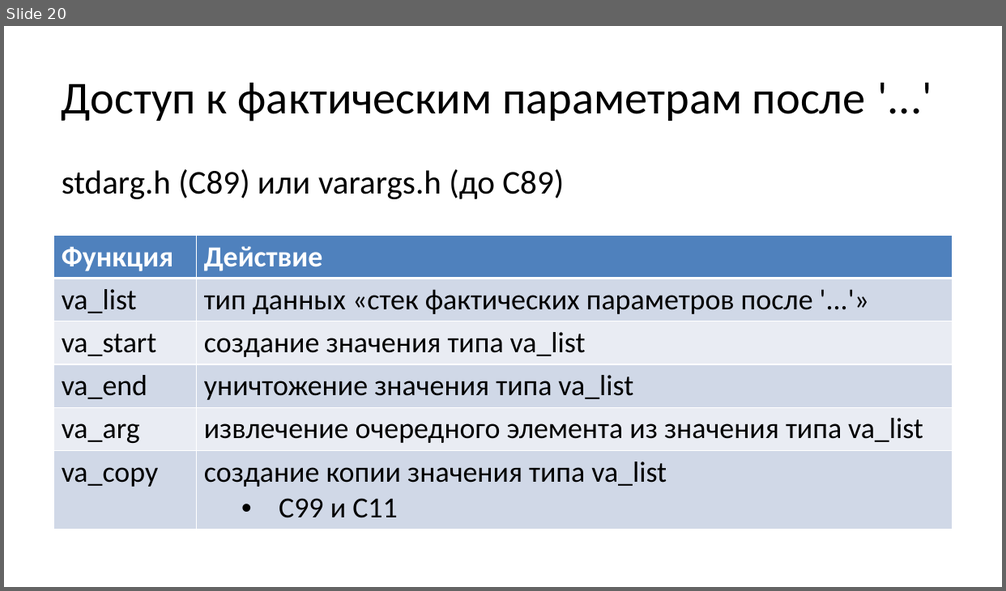
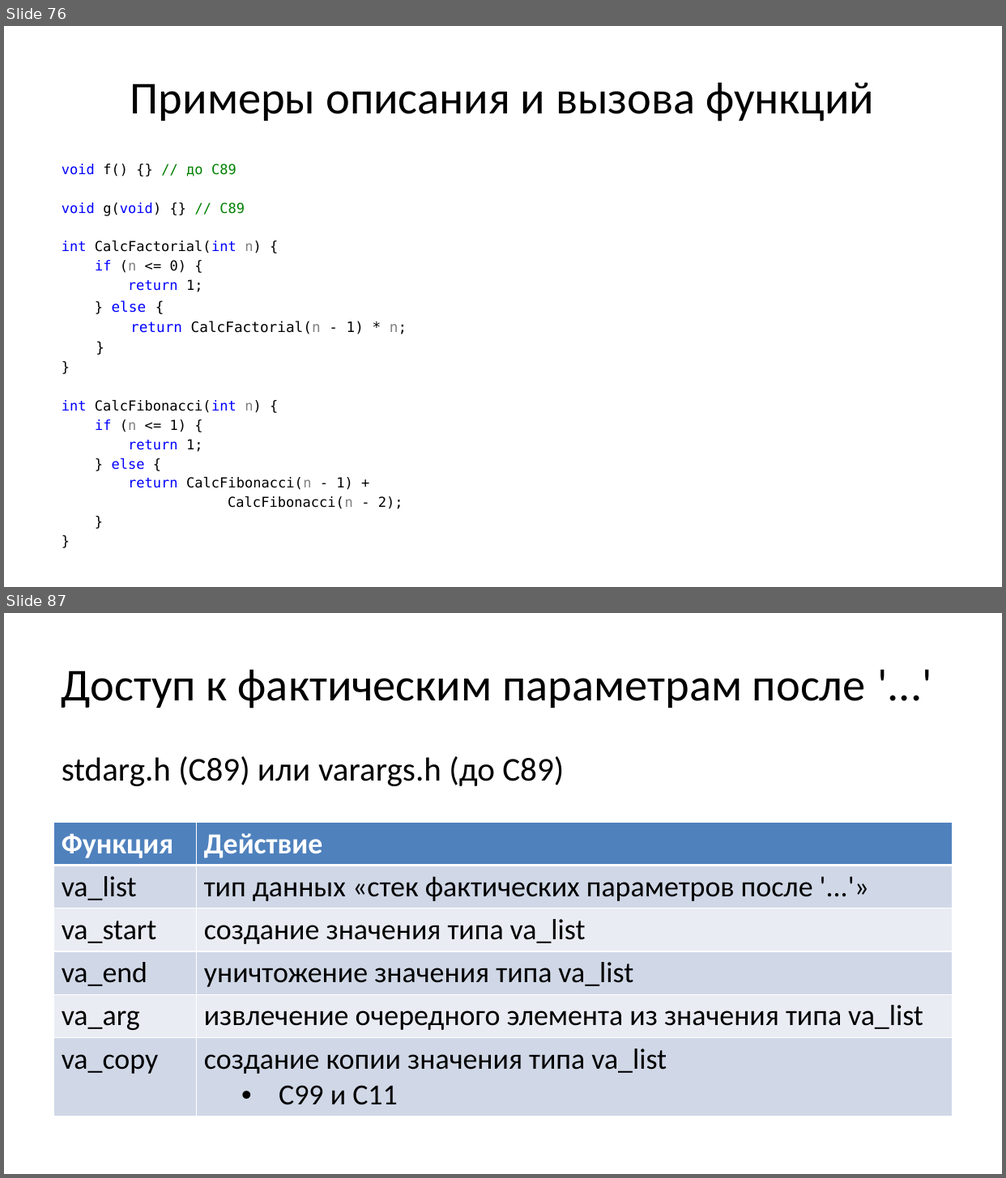
Before and after one commit to Evgueni-Petrov-aka-espetrov/Algorithms-and-Programming-in-C-pptx, a slide deck: 05 Функции.pptx. Shown one above the other, each under a label of ours: slide 20 before the commit, slides 76 and 87 after it; the slides between them are not shown. The pictures are 1006x591 and 1006x1178 pixels, drawn with LibreOffice and Linux fonts; fonts in the diff are those of the drawing. Boxes give left, top, right and bottom in pixels: in the first picture for what was removed or moved away, otherwise in the second. Text is boxed around its words. In the diff, an @@ line names an element or a change of style, - is before the commit and + after.

```diff
--- a/05 Функции.pptx
+++ b/05 Функции.pptx
@@ slide 76 added at (4,26,1002,587), background #FFFFFF @@
@@ title added at (130,83,874,122), 44 pt, text #000000 @@
+Примеры описания и вызова функций
@@ text added at (62,164,407,510), 13.3 pt, text #000000 @@
+void f() {} // до С89
+void g(void) {} // С89
+int CalcFactorial(int n) {
+if (n <= 0) {
+return 1;
+} else {
+return CalcFactorial(n - 1) * n;
+}
+}
+int CalcFibonacci(int n) {
+if (n <= 1) {
+return 1;
+} else {
+return CalcFibonacci(n - 1) +
+CalcFibonacci(n - 2);
+}
+}
@@ what was slide 20 is now slide 87 @@
```
Also in this commit, not shown: 18 slides changed, 80 other slides added, 2 slides removed.
